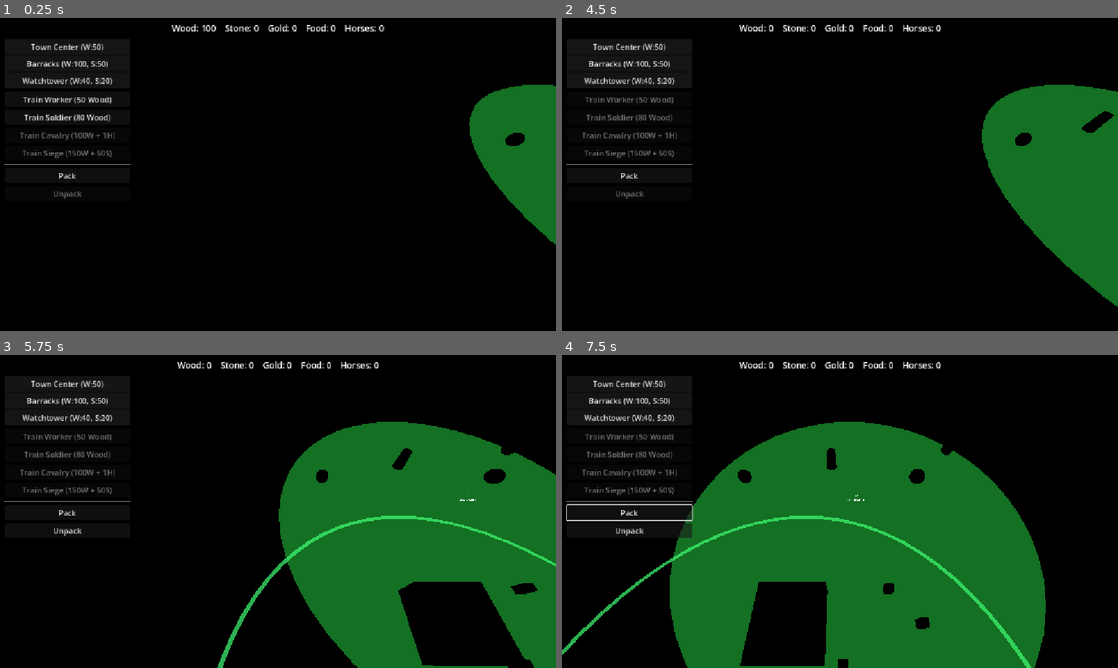
Above: before the commit, frames 1-4 (two rows, left to right).
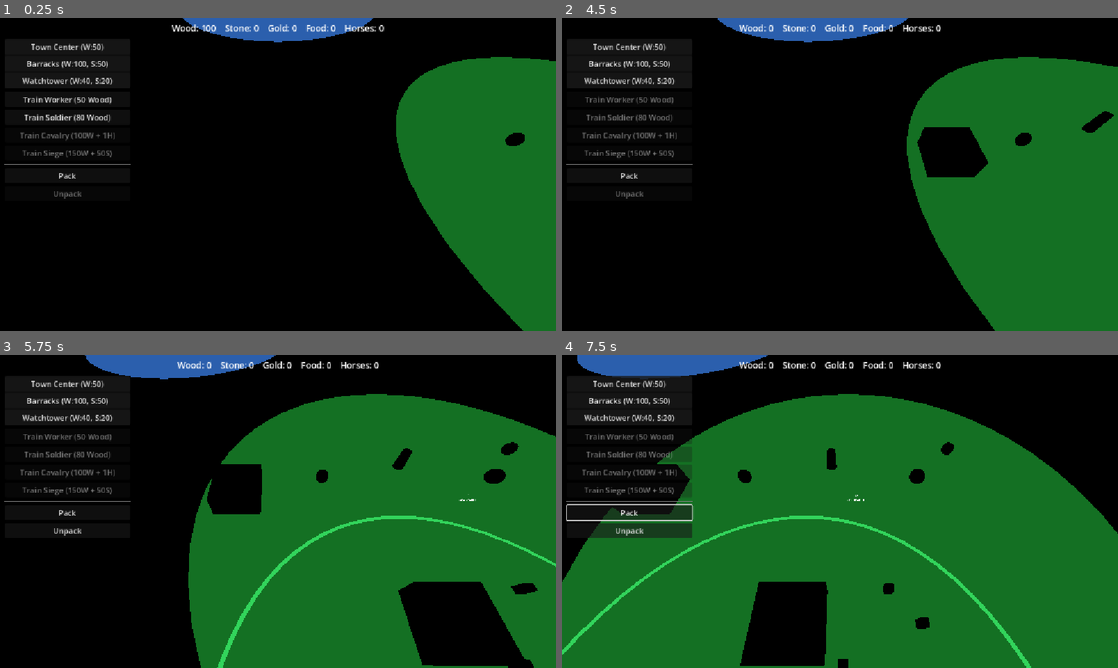
Above: after the commit, the same moments.

Repository: Ferrum-t/RTS-Game
Game: Godot game, scene res://Scenes/World/World.tscn
Same seed, same stepped clock (60 frames per second), same inputs: the game is played once before the commit and once after it.
Inputs (mouse positions are in pixels of both pictures, inside the frame that each line leads up to):
- Up to frame 1 (0.25 s): no input
- Up to frame 2 (4.5 s): click "Town Center (W:50)" at 0.5 s; click "Barracks (W:100, S:50)" at 1.25 s; click "Watchtower (W:40, S:20)" at 2 s; click "Train Worker (50 Wood)" at 2.75 s; click "Pack" at 3.5 s; tap Enter at 4.25 s; move the mouse to (962, 158) at 4.27 s; hold D (move_right) from 4.28 s (still down); tap C at 4.35 s; click (962, 158) at 4.42 s
- Up to frame 3 (5.75 s): release D (move_right) at 5 s; drag from (166, 527) to (250, 574) at 5.02 s
- Up to frame 4 (7.5 s): move the mouse to (895, 442) at 5.77 s; hold D (move_right) 5.78-6.5 s; tap P at 5.85 s; drag from (812, 574) to (673, 464) at 6.52 s; move the mouse to (1006, 558) at 7.27 s; hold Left (move_left) from 7.28 s (still down); tap U at 7.35 s

The runs differ from the first frame. In frame 1, 15% of the frame differs, in the area x 32-100%, y 0-100%; in frame 2, 17%; in frame 3, 19%; in frame 4, 27%, in the area x 0-100%, y 0-100%.

Commit message:
Port climate layout: Variant B 8×r21 (geometry only)

Diff:
--- a/Scripts/Systems/EnvironmentZoneService.gd
+++ b/Scripts/Systems/EnvironmentZoneService.gd
@@ -1,6 +1,6 @@
 extends Node
 
-## Environment Zones — Stage 1.5 Slice A: fixed climate regions + seasonal state.
+## Environment Zones — Stage 1.5: fixed climate regions + seasonal state (layout: Variant B 8×r21).
 ## Geometry does not move. Season changes state only.
 ## Public API for harvest: get_multiplier_at(world_pos) — signature preserved.
 ## HarvestComponent is not modified in Slice A.
@@ -55,7 +55,7 @@
 	extends RefCounted
 	var id: String = ""
 	var center: Vector3 = Vector3.ZERO
-	var radius: float = 14.0
+	var radius: float = 21.0
 	var schedule_id: int = ScheduleId.A
 	var mesh_instance: MeshInstance3D = null
 	var label: Label3D = null
@@ -151,12 +151,16 @@
 
 func _spawn_regions() -> void:
 	regions.clear()
-	# Pre-code validated layout (GAP>=2, home coverage of TC + starter resources).
+	# Expanded Climate Geometry v0.1 — Variant B (8 × r21). Homes R0/R1 schedule A → FAVORABLE at progress 0.
 	var specs: Array = [
-		{"id": "R0", "center": Vector3(32.0, 0.0, -30.0), "radius": 14.0, "schedule": ScheduleId.A},
-		{"id": "R1", "center": Vector3(-30.0, 0.0, 30.0), "radius": 14.0, "schedule": ScheduleId.A},
-		{"id": "R2", "center": Vector3(55.0, 0.0, 5.0), "radius": 14.0, "schedule": ScheduleId.B},
-		{"id": "R3", "center": Vector3(-55.0, 0.0, -5.0), "radius": 14.0, "schedule": ScheduleId.C},
+		{"id": "R0", "center": Vector3(32.0, 0.0, -30.0), "radius": 21.0, "schedule": ScheduleId.A},
+		{"id": "R1", "center": Vector3(-30.0, 0.0, 30.0), "radius": 21.0, "schedule": ScheduleId.A},
+		{"id": "R2", "center": Vector3(77.0, 0.0, 0.0), "radius": 21.0, "schedule": ScheduleId.B},
+		{"id": "R3", "center": Vector3(60.0, 0.0, 72.0), "radius": 21.0, "schedule": ScheduleId.C},
+		{"id": "R4", "center": Vector3(-7.0, 0.0, 77.0), "radius": 21.0, "schedule": ScheduleId.B},
+		{"id": "R5", "center": Vector3(-72.0, 0.0, 60.0), "radius": 21.0, "schedule": ScheduleId.C},
+		{"id": "R6", "center": Vector3(-77.0, 0.0, -7.0), "radius": 21.0, "schedule": ScheduleId.B},
+		{"id": "R7", "center": Vector3(0.0, 0.0, -77.0), "radius": 21.0, "schedule": ScheduleId.C},
 	]
 	for s in specs:
 		var region := ClimateRegion.new()
@@ -292,7 +296,7 @@
 
 
 func _print_startup() -> void:
-	print("[ZONE] EnvironmentZoneService Slice A ready — fixed regions=", regions.size())
+	print("[ZONE] EnvironmentZoneService Variant B ready — fixed regions=", regions.size())
 	print("[ZONE] season_progress=", season_progress, " duration_sec=", season_duration_sec)
 	for r in regions:
 		var region: ClimateRegion = r
